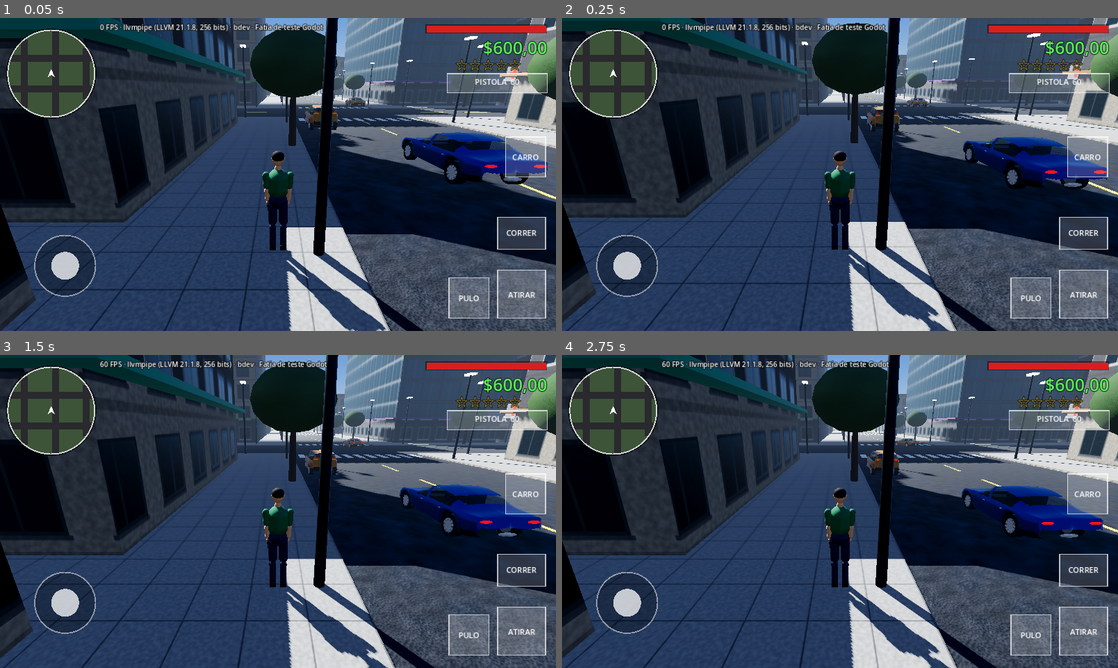
Above: before the commit, frames 1-4 (two rows, left to right).
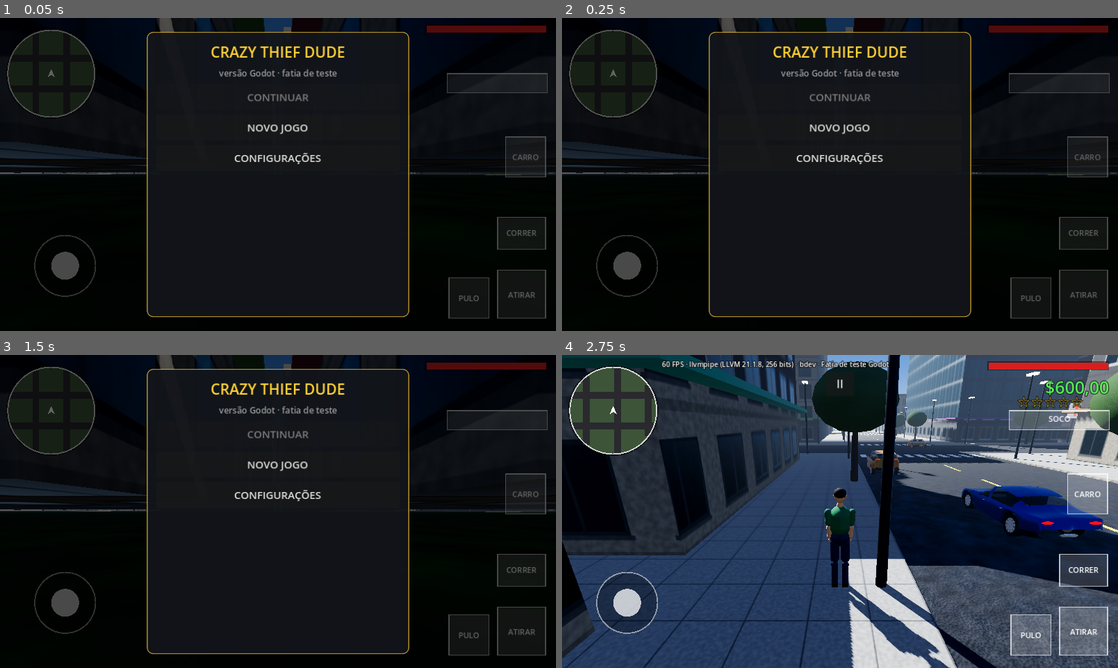
Above: after the commit, the same moments.

Repository: zicaninjacontato-star/Crazy-Thief-Dude
Game: Godot game, scene res://scenes/main.tscn
Two runs of this game, one before a commit and one after it. Both use one fixed random seed, a clock stepped at 60 frames per second and the inputs below.
Inputs (mouse positions are in pixels of both pictures, inside the frame that each line leads up to):
- Up to frame 1 (0.05 s): no input
- Up to frame 2 (0.25 s): no input
- Up to frame 3 (1.5 s): click (278, 495) at 0.5 s, where only the run after the commit has a clickable "CONFIGURAÇÕES"; click (278, 567) at 1.25 s, where only the run after the commit has a clickable "VOLTAR"
- Up to frame 4 (2.75 s): click (840, 464) at 2 s, where only the run after the commit has a clickable "NOVO JOGO"

The runs differ from the first frame. In frame 1, 83% of the frame differs, in the area x 0-100%, y 0-100%; in frame 2, 83%; in frame 3, 84%; in frame 4, 0.8%.

Commit message:
Godot lote 4: menu inicial, pausa, configurações, lojas de armas e carros, colete e save
Co-Authored-By: Claude Opus 5.5 <noreply@anthropic.com>
Claude-Session: https://claude.ai/code/session_01FLooq573e3CrFH17V5EWym

Diff:
--- a/godot/project.godot
+++ b/godot/project.godot
@@ -19,7 +19,7 @@
 
 [input_devices]
 
-pointing/emulate_mouse_from_touch=false
+pointing/emulate_mouse_from_touch=true
 
 [physics]
 
--- a/godot/scripts/city.gd
+++ b/godot/scripts/city.gd
@@ -16,6 +16,7 @@
 var walk_loops: Array = []  # percursos de pedestres (um por quadra)
 var hospital_pos := Vector3.ZERO
 var police_pos := Vector3.ZERO
+var shops: Array = []   # {type, pos, name}
 
 func _ready() -> void:
 	rng.seed = 2026
@@ -263,6 +264,28 @@
 	var red := M.emissive(Color(0.9, 0.08, 0.08), 1.4)
 	var blue := M.emissive(Color(0.12, 0.3, 0.9), 1.4)
 	var pole := M.plain(Color(0.25, 0.25, 0.27), 0.4, 0.7)
+	# lojas: AMMU★NATION e concessionária (porta na calçada, placa luminosa com texto)
+	var gs := Vector3(_center(3), 0.3, _center(3) - BLOCK * 0.5 + 1.6)
+	var cs := Vector3(_center(1), 0.3, _center(1) - BLOCK * 0.5 + 1.6)
+	shops = [{"type": "guns", "pos": gs, "name": "AMMU★NATION", "col": Color(0.95, 0.15, 0.1)}, {"type": "cars", "pos": cs, "name": "CONCESSIONÁRIA", "col": Color(0.2, 0.75, 1.0)}]
+	for sh in shops:
+		var sp: Vector3 = sh.pos
+		var em := M.emissive(sh.col, 1.6)
+		_box(Vector3(5.2, 0.12, 2.6), sp + Vector3(0, 0.0, 0.2), M.plain(Color(0.12, 0.12, 0.13), 0.5, 0.2), false)
+		_box(Vector3(0.12, 3.2, 0.12), sp + Vector3(-2.4, 1.6, -0.6), pole, true)
+		_box(Vector3(0.12, 3.2, 0.12), sp + Vector3(2.4, 1.6, -0.6), pole, true)
+		_box(Vector3(5.0, 1.0, 0.25), sp + Vector3(0, 3.6, -0.6), M.plain(Color(0.05, 0.05, 0.06), 0.4, 0.2), false)
+		_box(Vector3(5.0, 0.08, 0.3), sp + Vector3(0, 3.06, -0.6), em, false)
+		var lb := Label3D.new()
+		lb.text = sh.name
+		lb.font_size = 96
+		lb.pixel_size = 0.0075
+		lb.modulate = sh.col.lightened(0.3)
+		lb.outline_size = 10
+		lb.position = sp + Vector3(0, 3.6, -0.76)
+		lb.rotation.y = PI
+		lb.shaded = false
+		add_child(lb)
 	for spec in [[hospital_pos, red, "H"], [police_pos, blue, "P"]]:
 		var p: Vector3 = spec[0] + Vector3(2.5, 0, 0)
 		_box(Vector3(0.15, 4.0, 0.15), p + Vector3(0, 2.0, 0), pole, true)
--- a/godot/scripts/combat.gd
+++ b/godot/scripts/combat.gd
@@ -217,7 +217,13 @@
 	main.audio.play("shot", _from, -3.0)
 	if dead or dmg <= 0.0:
 		return
-	main.hp -= dmg * (0.4 if main.player.vehicle != null else 1.0)
+	var d: float = dmg * (0.4 if main.player.vehicle != null else 1.0)
+	# colete absorve 70% do dano enquanto durar
+	if main.armor > 0.0:
+		var a := minf(main.armor, d * 0.7)
+		main.armor -= a
+		d -= a
+	main.hp -= d
 	main.hud.flash = 0.25
 
 func clear_police() -> void:
--- a/godot/scripts/fx.gd
+++ b/godot/scripts/fx.gd
@@ -3,6 +3,7 @@
 
 const M := preload("res://scripts/mats.gd")
 
+static var blood_on := true   # configuração "Sangue"
 static var _blood_mat: StandardMaterial3D
 static var _pool_mesh: CylinderMesh
 
@@ -15,6 +16,8 @@
 	return _blood_mat
 
 static func blood_burst(world: Node, pos: Vector3, dir: Vector3, amount := 20) -> void:
+	if not blood_on:
+		return
 	var p := CPUParticles3D.new()
 	p.one_shot = true
 	p.emitting = false
@@ -41,6 +44,8 @@
 	p.get_tree().create_timer(2.0).timeout.connect(p.queue_free)
 
 static func blood_pool(world: Node, pos: Vector3) -> void:
+	if not blood_on:
+		return
 	if _pool_mesh == null:
 		_pool_mesh = CylinderMesh.new()
 		_pool_mesh.top_radius = 0.5
@@ -61,6 +66,8 @@
 
 ## pequenas gotas saindo de um membro arrancado durante 2 s
 static func blood_trail(rb: Node3D) -> void:
+	if not blood_on:
+		return
 	var p := CPUParticles3D.new()
 	p.amount = 24
 	p.lifetime = 0.7
--- a/godot/scripts/hud.gd
+++ b/godot/scripts/hud.gd
@@ -4,6 +4,7 @@
 signal enter_pressed
 signal jump_pressed
 signal weapon_pressed
+signal shop_pressed
 
 var joy := Vector2.ZERO
 var gas := false
@@ -30,6 +31,8 @@
 var driving := false
 var money: Label
 var hp := 100.0
+var armor := 0.0
+var shop_label := ""   # texto do botão de loja (vazio = escondido)
 var map_player := Vector3.ZERO
 var map_yaw := 0.0
 var map_police := Vector3.INF
@@ -90,6 +93,8 @@
 		buttons["jump"] = Rect2(s.x - b * 2.2 - 44, s.y - b - 30, b, b)
 		buttons["sprint"] = Rect2(s.x - b * 1.2 - 24, s.y - b * 2.3 - 50, b * 1.2, b * 0.8)
 	buttons["weapon"] = Rect2(s.x - 250, 128, 230, 44)
+	if shop_label != "" and not driving:
+		buttons["shop"] = Rect2(s.x - b - 24, s.y * 0.38 - b - 16, b, b)
 
 func _input(e: InputEvent) -> void:
 	_layout()
@@ -139,6 +144,8 @@
 		"fire": fire = on
 		"weapon":
 			if on: weapon_pressed.emit()
+		"shop":
+			if on: shop_pressed.emit()
 
 func _draw_controls() -> void:
 	_layout()
@@ -151,7 +158,7 @@
 		root.draw_rect(Rect2(Vector2.ZERO, s), Color(0.8, 0, 0, flash))
 	_draw_minimap()
 	_draw_bars(s)
-	var names := {"enter": "CARRO", "jump": "PULO", "sprint": "CORRER", "gas": "ACEL", "brake": "FREIO", "fire": "ATIRAR", "weapon": weapon_text}
+	var names := {"enter": "CARRO", "jump": "PULO", "sprint": "CORRER", "gas": "ACEL", "brake": "FREIO", "fire": "ATIRAR", "weapon": weapon_text, "shop": shop_label}
 	var font := ThemeDB.fallback_font
 	for k in buttons:
 		var r: Rect2 = buttons[k]
@@ -165,7 +172,7 @@
 	flash = maxf(0.0, flash - _dt)
 	big.text = wasted
 	big.position = Vector2(s.x * 0.5 - 300, s.y * 0.38)
-	money.position = Vector2(s.x - 300, 40)
+	money.position = Vector2(s.x - 300, 46)
 	stars.position = Vector2(s.x - 232, 88)
 	hint.position = Vector2(s.x * 0.5 - 200, 70)
 	root.queue_redraw()
@@ -179,6 +186,10 @@
 	var r := Rect2(s.x - 300, 14, 280, 22)
 	root.draw_rect(r, Color(0, 0, 0, 0.45))
 	root.draw_rect(Rect2(r.position + Vector2(3, 3), Vector2((r.size.x - 6) * clampf(hp / 100.0, 0.0, 1.0), r.size.y - 6)), Color(0.85, 0.12, 0.12))
+	if armor > 0.0:
+		var ra := Rect2(s.x - 300, 38, 280, 10)
+		root.draw_rect(ra, Color(0, 0, 0, 0.45))
+		root.draw_rect(Rect2(ra.position + Vector2(3, 2), Vector2((ra.size.x - 6) * clampf(armor / 100.0, 0.0, 1.0), ra.size.y - 4)), Color(0.75, 0.85, 0.95))
 
 ## minimapa redondo (gira com a câmera), ruas da grade, jogador e polícia
 func _draw_minimap() -> void:
--- a/godot/scripts/main.gd
+++ b/godot/scripts/main.gd
@@ -10,6 +10,7 @@
 const Audio := preload("res://scripts/audio.gd")
 const FX := preload("res://scripts/fx.gd")
 const Combat := preload("res://scripts/combat.gd")
+const UI := preload("res://scripts/ui.gd")
 
 var city: Node3D
 var player: CharacterBody3D
@@ -45,6 +46,13 @@
 var _step_ph := 0.0
 var _lastv := Vector3.ZERO
 var combat: Node
+var ui: CanvasLayer
+var sun: DirectionalLight3D
+var world_env: Environment
+var armor := 0.0
+var owned_cars: Array = []   # [{kind, color}] comprados na concessionária
+var shop_near := ""
+var autosave_t := 0.0
 
 func _ready() -> void:
 	rng.seed = 7
@@ -111,6 +119,90 @@
 	add_child(combat)
 	combat.setup(self)
 	hud.weapon_pressed.connect(func(): combat.cycle())
+	hud.shop_pressed.connect(func(): if shop_near != "": ui.show_shop(shop_near))
+	ui = UI.new()
+	ui.main = self
+	add_child(ui)
+	ui.apply_now()
+	if shot == "" or shot_view in ["menu", "shop", "cars_shop", "settings"]:
+		ui.show_main_menu()
+	if shot_view in ["menu", "shop", "cars_shop", "settings"]:
+		process_mode = Node.PROCESS_MODE_ALWAYS   # captura de teste com o menu aberto
+
+## novo jogo: só soco, $600, sem carros comprados
+func new_game() -> void:
+	money = 600
+	hp = 100.0
+	armor = 0.0
+	combat.owned = {"fist": true}
+	combat.ammo = {}
+	combat.weapon = "fist"
+	combat._equip()
+	for c in _owned_nodes():
+		cars.erase(c)
+		c.queue_free()
+	owned_cars = []
+	ui.save_game()
+
+func load_game() -> void:
+	var d: Dictionary = ui.load_save()
+	if d.is_empty():
+		new_game()
+		return
+	money = int(d.get("money", 600))
+	armor = float(d.get("armor", 0.0))
+	var ow := {"fist": true}
+	var od: Dictionary = d.get("owned", {})
+	for k in od:
+		if od[k]: ow[k] = true
+	combat.owned = ow
+	var am := {}
+	var ad: Dictionary = d.get("ammo", {})
+	for k in ad:
+		am[k] = int(ad[k])
+	combat.ammo = am
+	var w: String = d.get("weapon", "fist")
+	combat.weapon = w if ow.has(w) else "fist"
+	combat._equip()
+	for c in _owned_nodes():
+		cars.erase(c)
+		c.queue_free()
+	owned_cars = d.get("cars", [])
+	for i in owned_cars.size():
+		var oc: Dictionary = owned_cars[i]
+		_place_owned(oc.get("kind", "sedan"), Color.html(oc.get("color", "#2244aa")), i)
+
+func _owned_nodes() -> Array:
+	return cars.filter(func(c): return is_instance_valid(c) and c.has_meta("owned"))
+
+## carros comprados: na rua em frente à concessionária (compra) ou numa fila de vagas ao lado do carro inicial (save)
+func spawn_owned_car(kind: String, col: Color, _near_shop: bool) -> void:
+	var sp: Vector3 = city.shops[1].pos
+	var n := _owned_nodes().size()
+	var c = _spawn_car(Vector3(sp.x - 6.0 + (n % 3) * 6.0, 0.6, sp.z - 4.6), PI * 0.5, col, false, kind)
+	c.set_meta("owned", true)
+
+func _place_owned(kind: String, col: Color, i: int) -> void:
+	var base: Vector3 = my_car.global_position
+	var c = _spawn_car(base + Vector3(0, 0, 8.0 + i * 6.5), 0.0, col, false, kind)
+	c.set_meta("owned", true)
+
+## configurações do menu (sangue, gore, qualidade, contador)
+func apply_settings(s: Dictionary) -> void:
+	gore = s.gore
+	FX.blood_on = s.blood
+	var q: int = s.quality
+	var mobile := OS.has_feature("mobile")
+	get_viewport().scaling_3d_scale = ([0.6, 0.75, 1.0] if mobile else [0.75, 1.0, 1.0])[q]
+	if sun:
+		sun.shadow_enabled = q > 0
+		sun.directional_shadow_max_distance = [0.0, 60.0, 90.0][q]
+		sun.directional_shadow_mode = DirectionalLight3D.SHADOW_PARALLEL_4_SPLITS if q == 2 else DirectionalLight3D.SHADOW_PARALLEL_2_SPLITS
+	if world_env:
+		world_env.glow_enabled = q > 0
+		world_env.fog_aerial_perspective = 0.4 if q > 0 else 0.0
+	if hud:
+		hud.info.visible = s.fps
 
 func _on_ped_died(p) -> void:
 	combat.drop_cash(p.global_position)
@@ -136,7 +228,7 @@
 	return c
 
 func _inputs() -> void:
-	var map := {"move_f": [KEY_W, KEY_UP], "move_b": [KEY_S, KEY_DOWN], "move_l": [KEY_A, KEY_LEFT], "move_r": [KEY_D, KEY_RIGHT], "enter": [KEY_E, KEY_F], "jump": [KEY_SPACE], "sprint": [KEY_SHIFT], "fire": [KEY_J, KEY_CTRL], "weapon": [KEY_Q, KEY_TAB]}
+	var map := {"move_f": [KEY_W, KEY_UP], "move_b": [KEY_S, KEY_DOWN], "move_l": [KEY_A, KEY_LEFT], "move_r": [KEY_D, KEY_RIGHT], "enter": [KEY_E, KEY_F], "jump": [KEY_SPACE], "sprint": [KEY_SHIFT], "fire": [KEY_J, KEY_CTRL], "weapon": [KEY_Q, KEY_TAB], "shop": [KEY_B], "pause": [KEY_ESCAPE, KEY_P]}
 	for a in map:
 		if not InputMap.has_action(a):
 			InputMap.add_action(a)
@@ -178,10 +270,11 @@
 	env.adjustment_enabled = true
 	env.adjustment_contrast = 1.06
 	env.adjustment_saturation = 1.08
+	world_env = env
 	var we := WorldEnvironment.new()
 	we.environment = env
 	add_child(we)
-	var sun := DirectionalLight3D.new()
+	sun = DirectionalLight3D.new()
 	sun.rotation_degrees = Vector3(-38, 35, 0)
 	sun.light_color = Color(1.0, 0.95, 0.86)
 	sun.light_energy = 1.55
@@ -240,6 +333,8 @@
 	if e.is_action_pressed("fire"): combat.fire_held = true
 	if e.is_action_released("fire"): combat.fire_held = false
 	if e.is_action_pressed("weapon"): combat.cycle()
+	if e.is_action_pressed("shop") and shop_near != "": ui.show_shop(shop_near)
+	if e.is_action_pressed("pause"): ui.show_pause()
 
 func _physics_process(dt: float) -> void:
 	var k := Vector2(Input.get_axis("move_l", "move_r"), Input.get_axis("move_b", "move_f"))
@@ -411,6 +506,17 @@
 	hud.money.text = "$%d,00" % money
 	hud.weapon_text = combat.label()
 	hud.hp = hp
+	hud.armor = armor
+	shop_near = ""
+	if player.vehicle == null and not combat.dead:
+		for sh in city.shops:
+			if Vector2(sh.pos.x - player.global_position.x, sh.pos.z - player.global_position.z).length() < 3.2:
+				shop_near = sh.type
+	hud.shop_label = "LOJA" if shop_near != "" else ""
+	autosave_t += dt
+	if autosave_t > 60.0 and shot == "":
+		autosave_t = 0.0
+		ui.save_game()
 	hud.map_player = player.global_position
 	hud.map_yaw = cam_yaw + PI
 	hud.map_police = police_car.global_position if police_car else Vector3.INF
@@ -418,6 +524,8 @@
 	if msg_t > 0:
 		msg_t -= dt
 		if msg_t <= 0: hud.hint.text = ""
+	elif shop_near != "":
+		hud.hint.text = "Toque em LOJA para comprar"
 	elif player.vehicle == null and my_car and my_car.global_position.distance_to(player.global_position) < 4.0:
 		hud.hint.text = "Toque em CARRO para entrar"
 	else:
@@ -495,6 +603,36 @@
 				player.global_position = base + Vector3(-9.0, 0, 14)
 				cam_yaw = -PI * 0.5 if shot_view == "cars" else -PI * 0.25
 				cam_pitch = -0.15
+	if frames == 30 and shot_view == "settings":
+		ui.show_settings(ui.show_main_menu)
+	if frames == 30 and shot_view in ["shop", "cars_shop"]:
+		money = 2500
+		ui.show_shop("guns" if shot_view == "shop" else "cars")
+	if shot_view == "buy":
+		if frames == 10:
+			new_game()
+			money = 20000
+			ui._buy_gun(ui.GUNS[0])
+			ui._buy_gun(ui.GUNS[6])
+			ui.car_color = 0
+			ui._buy_car(ui.CARS[2])
+			print("BUY money=", money, " owned=", combat.owned, " ammo=", combat.ammo, " armor=", armor, " cars=", owned_cars, " nodes=", _owned_nodes().size())
+			combat._on_cop_shot(20.0, player.global_position)
+			print("HIT hp=", hp, " armor=", armor)
+		if frames == 20:
+			new_game()
+			print("NEW money=", money, " owned=", combat.owned, " nodes=", _owned_nodes().size())
+			ui.save_game()
+		if frames == 22:
+			money = 20000
+			ui._buy_car(ui.CARS[0])
+			load_game()
+			print("LOAD money=", money, " owned=", combat.owned, " weapon=", combat.weapon, " cars=", owned_cars.size(), " nodes=", _owned_nodes().size())
+	if shot_view == "shopsign" and frames == 4:
+		var sh: Dictionary = city.shops[0]
+		player.global_position = sh.pos + Vector3(-3, 0, -6)
+		cam_yaw = PI + 0.4
+		cam_pitch = -0.1
 	if frames == shot_at:
 		var img := get_viewport().get_texture().get_image()
 		img.save_png(shot)
--- /dev/null
+++ b/godot/scripts/ui.gd
@@ -0,0 +1,244 @@
+extends CanvasLayer
+## Menus: tela inicial, pausa, configurações, lojas (armas e carros) e save/carregamento.
+## Enquanto um menu está aberto o jogo fica pausado (este nó continua rodando).
+
+const SAVE := "user://save.json"
+const SETS := "user://settings.json"
+const QUAL := ["BAIXO", "MÉDIO", "ALTO"]
+
+const GUNS := [
+	{"id": "pistol", "name": "Pistola", "price": 300, "ammo": 60},
+	{"id": "smg", "name": "Submetralhadora", "price": 900, "ammo": 180},
+	{"id": "shotgun", "name": "Espingarda", "price": 1200, "ammo": 30},
+	{"id": "ammo_pistol", "name": "Munição de pistola (+60)", "price": 80},
+	{"id": "ammo_smg", "name": "Munição de submetralhadora (+150)", "price": 150},
+	{"id": "ammo_shotgun", "name": "Cartuchos (+20)", "price": 120},
+	{"id": "armor", "name": "Colete (100%)", "price": 250},
+]
+const CARS := [
+	{"id": "hatch", "name": "Hatch", "price": 3000},
+	{"id": "sedan", "name": "Sedã", "price": 6000},
+	{"id": "pickup", "name": "Picape", "price": 9000},
+	{"id": "suv", "name": "SUV", "price": 12000},
+	{"id": "sport", "name": "Esportivo", "price": 45000},
+]
+const COLORS := [Color(0.6, 0.04, 0.04), Color(0.92, 0.92, 0.93), Color(0.05, 0.05, 0.06), Color(0.06, 0.2, 0.55), Color(0.85, 0.55, 0.05), Color(0.1, 0.35, 0.15), Color(0.45, 0.47, 0.5), Color(0.4, 0.1, 0.45)]
+
+var main: Node3D
+var settings := {"blood": true, "gore": true, "quality": 1, "volume": 80, "fps": true}
+var overlay: Control
+var pause_btn: Button
+var car_color := 3
+
+func _ready() -> void:
+	process_mode = Node.PROCESS_MODE_ALWAYS
+	layer = 10
+	_load_settings()
+	pause_btn = Button.new()
+	pause_btn.text = "II"
+	pause_btn.add_theme_font_size_override("font_size", 26)
+	pause_btn.custom_minimum_size = Vector2(64, 56)
+	pause_btn.pressed.connect(show_pause)
+	add_child(pause_btn)
+
+func _process(_dt: float) -> void:
+	var s := get_viewport().get_visible_rect().size
+	pause_btn.position = Vector2(s.x * 0.5 - 32, 38)
+	pause_btn.visible = overlay == null
+
+# ---------------- utilidades de interface ----------------
+func _open(title: String) -> VBoxContainer:
+	_close()
+	get_tree().paused = true
+	overlay = ColorRect.new()
+	overlay.color = Color(0, 0, 0, 0.62)
+	overlay.set_anchors_preset(Control.PRESET_FULL_RECT)
+	add_child(overlay)
+	var center := CenterContainer.new()
+	center.set_anchors_preset(Control.PRESET_FULL_RECT)
+	overlay.add_child(center)
+	var pc := PanelContainer.new()
+	var sb := StyleBoxFlat.new()
+	sb.bg_color = Color(0.07, 0.08, 0.1, 0.94)
+	sb.set_corner_radius_all(14)
+	sb.set_content_margin_all(22)
+	sb.border_color = Color(1, 0.8, 0.2, 0.7)
+	sb.set_border_width_all(2)
+	pc.add_theme_stylebox_override("panel", sb)
+	center.add_child(pc)
+	var scroll := ScrollContainer.new()
+	scroll.custom_minimum_size = Vector2(560, 0)
+	scroll.horizontal_scroll_mode = ScrollContainer.SCROLL_MODE_DISABLED
+	pc.add_child(scroll)
+	var box := VBoxContainer.new()
+	box.add_theme_constant_override("separation", 10)
+	box.size_flags_horizontal = Control.SIZE_EXPAND_FILL
+	scroll.add_child(box)
+	var t := Label.new()
+	t.text = title
+	t.horizontal_alignment = HORIZONTAL_ALIGNMENT_CENTER
+	t.add_theme_font_size_override("font_size", 34)
+	t.add_theme_color_override("font_color", Color(1, 0.82, 0.2))
+	box.add_child(t)
+	# altura máxima: 85% da tela (com rolagem)
+	var h := get_viewport().get_visible_rect().size.y * 0.85
+	scroll.custom_minimum_size.y = minf(h, 640.0)
+	return box
+
+func _close() -> void:
+	if overlay:
+		overlay.queue_free()
+		overlay = null
+	get_tree().paused = false
+
+func _btn(box: Container, text: String, cb: Callable, enabled := true) -> Button:
+	var b := Button.new()
+	b.text = text
+	b.disabled = not enabled
+	b.custom_minimum_size = Vector2(500, 60)
+	b.add_theme_font_size_override("font_size", 24)
+	b.pressed.connect(cb)
+	box.add_child(b)
+	return b
+
+func _info(box: Container, text: String, color := Color(0.8, 0.8, 0.8)) -> Label:
+	var l := Label.new()
+	l.text = text
+	l.horizontal_alignment = HORIZONTAL_ALIGNMENT_CENTER
+	l.add_theme_font_size_override("font_size", 20)
+	l.add_theme_color_override("font_color", color)
+	box.add_child(l)
+	return l
+
+# ---------------- telas ----------------
+func show_main_menu() -> void:
+	var box := _open("CRAZY THIEF DUDE")
+	_info(box, "versão Godot · fatia de teste", Color(0.6, 0.6, 0.6))
+	_btn(box, "CONTINUAR", func(): main.load_game(); _close(), FileAccess.file_exists(SAVE))
+	_btn(box, "NOVO JOGO", func(): main.new_game(); _close())
+	_btn(box, "CONFIGURAÇÕES", func(): show_settings(show_main_menu))
+
+func show_pause() -> void:
+	var box := _open("PAUSA")
+	_btn(box, "CONTINUAR", _close)
+	_btn(box, "SALVAR JOGO", func(): save_game(); _info(box, "Jogo salvo!", Color(0.4, 1, 0.4)))
+	_btn(box, "CONFIGURAÇÕES", func(): show_settings(show_pause))
+	_btn(box, "MENU INICIAL", func(): save_game(); show_main_menu())
+
+func show_settings(back: Callable) -> void:
+	var box := _open("CONFIGURAÇÕES")
+	_btn(box, "Sangue: %s" % _on(settings.blood), func(): settings.blood = not settings.blood; _apply(); show_settings(back))
+	_btn(box, "Gore (membros arrancados): %s" % _on(settings.gore), func(): settings.gore = not settings.gore; _apply(); show_settings(back))
+	_btn(box, "Qualidade gráfica: %s" % QUAL[settings.quality], func(): settings.quality = (settings.quality + 1) % 3; _apply(); show_settings(back))
+	_btn(box, "Volume: %d%%" % settings.volume, func(): settings.volume = (settings.volume + 20) % 120; _apply(); show_settings(back))
+	_btn(box, "Contador de FPS: %s" % _on(settings.fps), func(): settings.fps = not settings.fps; _apply(); show_settings(back))
+	_btn(box, "VOLTAR", back)
+
+func _on(v: bool) -> String:
+	return "LIGADO" if v else "DESLIGADO"
+
+func show_shop(kind: String) -> void:
+	if kind == "guns":
+		var box := _open("AMMU★NATION")
+		_info(box, "Dinheiro: $%d" % main.money, Color(0.4, 1, 0.4))
+		for it in GUNS:
+			var owned: bool = main.combat.owned.get(it.id, false)
+			var label: String = "%s — $%d" % [it.name, it.price]
+			if owned and it.has("ammo"):
+				label = "%s (já tem) — munição $%d" % [it.name, it.price / 4]
+			_btn(box, label, func(): _buy_gun(it); show_shop("guns"), main.money >= (it.price / 4 if owned and it.has("ammo") else it.price))
+		_btn(box, "SAIR", _close)
+	else:
+		var box := _open("CONCESSIONÁRIA")
+		_info(box, "Dinheiro: $%d · cor escolhida abaixo" % main.money, Color(0.4, 1, 0.4))
+		var row := HBoxContainer.new()
+		row.alignment = BoxContainer.ALIGNMENT_CENTER
+		row.add_theme_constant_override("separation", 6)
+		box.add_child(row)
+		for i in COLORS.size():
+			var cb := Button.new()
+			cb.custom_minimum_size = Vector2(52, 52)
+			var st := StyleBoxFlat.new()
+			st.bg_color = COLORS[i]
+			st.set_corner_radius_all(26)
+			if i == car_color:
+				st.border_color = Color(1, 0.85, 0.2)
+				st.set_border_width_all(4)
+			cb.add_theme_stylebox_override("normal", st)
+			cb.add_theme_stylebox_override("hover", st)
+			cb.add_theme_stylebox_override("pressed", st)
+			cb.pressed.connect(func(): car_color = i; show_shop("cars"))
+			row.add_child(cb)
+		for it in CARS:
+			_btn(box, "%s — $%d" % [it.name, it.price], func(): _buy_car(it), main.money >= it.price)
+		_btn(box, "SAIR", _close)
+
+func _buy_gun(it: Dictionary) -> void:
+	var c = main.combat
+	var id: String = it.id
+	if id.begins_with("ammo_"):
+		var w := id.substr(5)
+		if main.money < it.price: return
+		main.money -= it.price
+		c.ammo[w] = c.ammo.get(w, 0) + (60 if w == "pistol" else (150 if w == "smg" else 20))
+	elif id == "armor":
+		if main.money < it.price: return
+		main.money -= it.price
+		main.armor = 100.0
+	else:
+		var owned: bool = c.owned.get(id, false)
+		var price: int = it.price / 4 if owned else it.price
+		if main.money < price: return
+		main.money -= price
+		c.owned[id] = true
+		c.ammo[id] = c.ammo.get(id, 0) + it.ammo
+		c.weapon = id
+		c._equip()
+	main.audio.play("cash")
+	save_game()
+
+func _buy_car(it: Dictionary) -> void:
+	if main.money < it.price:
+		return
+	main.money -= it.price
+	var col: Color = COLORS[car_color]
+	main.owned_cars.append({"kind": it.id, "color": col.to_html()})
+	main.spawn_owned_car(it.id, col, true)
+	main.audio.play("cash")
+	save_game()
+	_close()
+	main._msg("%s comprado! Está na rua em frente à loja." % it.name)
+
+# ---------------- configurações e save ----------------
+func _apply() -> void:
+	AudioServer.set_bus_volume_db(0, linear_to_db(maxf(0.001, settings.volume / 100.0)))
+	if main:
+		main.apply_settings(settings)
+	var f := FileAccess.open(SETS, FileAccess.WRITE)
+	if f:
+		f.store_string(JSON.stringify(settings))
+
+func _load_settings() -> void:
+	if FileAccess.file_exists(SETS):
+		var d = JSON.parse_string(FileAccess.get_file_as_string(SETS))
+		if d is Dictionary:
+			for k in d:
+				settings[k] = d[k]
+	settings.quality = int(settings.quality)
+	settings.volume = int(settings.volume)
+
+func apply_now() -> void:
+	_apply()
+
+func save_game() -> void:
+	var c = main.combat
+	var d := {"money": main.money, "armor": main.armor, "owned": c.owned, "ammo": c.ammo, "weapon": c.weapon, "cars": main.owned_cars}
+	var f := FileAccess.open(SAVE, FileAccess.WRITE)
+	if f:
+		f.store_string(JSON.stringify(d))
+
+func load_save() -> Dictionary:
+	if not FileAccess.file_exists(SAVE):
+		return {}
+	var d = JSON.parse_string(FileAccess.get_file_as_string(SAVE))
+	return d if d is Dictionary else {}
Binary file added: godot/preview_lote4.png
Not shown, changed: CLAUDE.md
